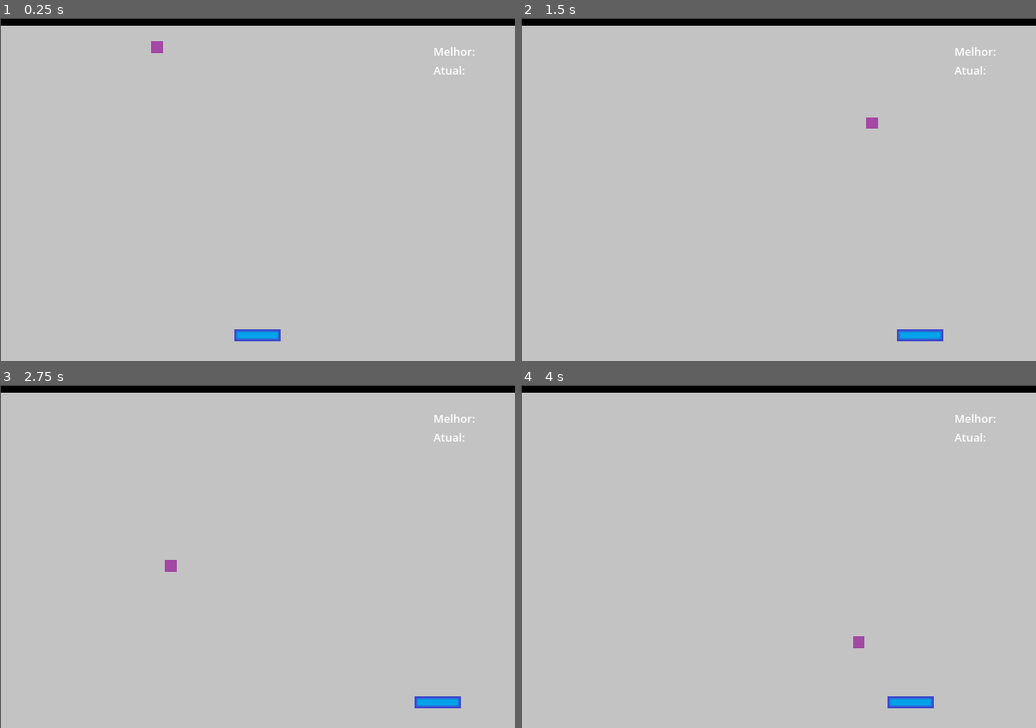
Above: before the commit, frames 1-4 (two rows, left to right).
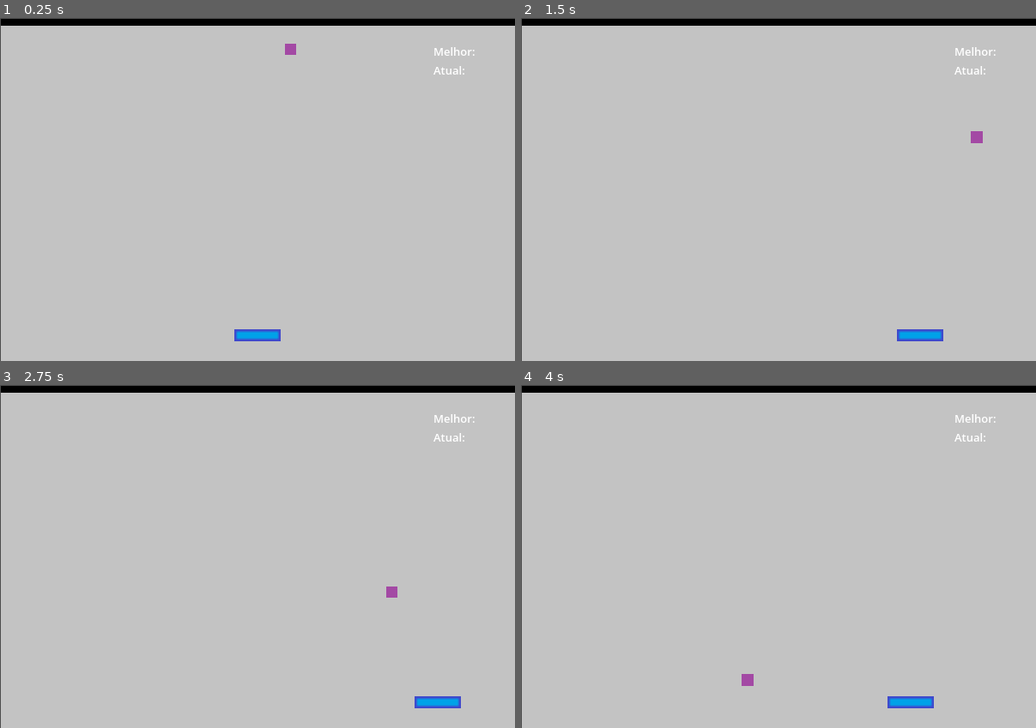
Above: after the commit, the same moments.

Repository: RWillian17/Tenis-Parede
Game: Godot game, scene res://principal.tscn
The game is run twice, just before and just after one commit, with the same random seed, the same clock (stepped at 60 frames per second) and the same inputs.
Inputs:
- Up to frame 1 (0.25 s): no input
- Up to frame 2 (1.5 s): hold D (right) 0.53-1.28 s; hold A (left) from 1.28 s (still down)
- Up to frame 3 (2.75 s): release A (left) at 2.03 s; hold D (right) from 2.03 s (still down)
- Up to frame 4 (4 s): release D (right) at 3.53 s; hold A (left) from 3.53 s (still down)

The runs differ from the first frame. In frame 1, 0.2% of the frame differs, in the area x 29-58%, y 6-11%; in frame 2, 0.2%, in the area x 67-90%, y 29-37%; in frame 3, 0.2%; in frame 4, 0.2%.

Commit message:
correções

Diff:
--- a/paleta.gd
+++ b/paleta.gd
@@ -1,7 +1,6 @@
 extends Area2D
 
 @export var speedP: int = 5
-signal acertou
 
 # Called when the node enters the scene tree for the first time.
 func _ready() -> void:
@@ -10,8 +9,9 @@
 
 # Called every frame. 'delta' is the elapsed time since the previous frame.
 func _process(_delta: float) -> void:
-	position.x = position.x + speedP * Input.get_axis("left","right")
-	if position.x <= 11:
-		position.x = 11
-	elif position.x >= get_viewport_rect().size.x - 11:
-		position.x = get_viewport_rect().size.x - 11
+	self.position.x = self.position.x + speedP * Input.get_axis("left","right")
+
+	if self.position.x <= 11:
+		self.position.x = 11
+	elif self.position.x >= get_viewport_rect().size.x - 11:
+		self.position.x = get_viewport_rect().size.x - 11
--- a/principal.gd
+++ b/principal.gd
@@ -15,26 +15,27 @@
 
 
 # Called every frame. 'delta' is the elapsed time since the previous frame.
-func _process(delta: float) -> void:
+func _process(_delta: float) -> void:
 	pass
 
 
-func _on_quadrado_acabou() -> void:
+#func _on_quadrado_acabou() -> void:
 	#if left == 1 or right == 1:
-	spawn()
+	#spawn()
 
 func spawn() -> void:
 	var jogar: Quadrado = deNovo.instantiate()
 	jogar.acabou.connect(teste)
 	jogar.name = "Quadrado"
 	#jogar.acertou.connect(teste)
-	jogar.speedQx = randf_range(-500, 500)
-	jogar.speedQy = randf_range(50, 200)
+	jogar.speedQx = randi_range(-500, 500)
+	jogar.speedQy = randi_range(50, 200)
 	jogar.position.x = get_viewport_rect().size.x/2
 	jogar.position.y = 16
 	print("X = ",jogar.speedQx)
 	print("Y = ",jogar.speedQy)
 	add_child(jogar)
+	set_process(true)
 
 func teste() -> void:
 	spawn()
@@ -43,7 +44,7 @@
 
 
 func _on_paleta_area_entered(area: Area2D) -> void:
-	var abc: Quadrado = get_child(4)
+	var abc: Quadrado = area
 	abc.diry = -abc.diry
 	abc.speedQx += randi_range(-100, 100)
 	abc.speedQy += randi_range(-20, 100)
--- a/quadrado.gd
+++ b/quadrado.gd
@@ -17,24 +17,24 @@
 func _process(delta: float) -> void:
 	#var speedQy: int = randf_range(0, 200)
 	#var speedQx: int = randf_range(00, 500)
-
 	if dirx == 1:
-		position.x = position.x + delta * speedQx
+		self.position.x = self.position.x + delta * speedQx
 	else:
-		position.x = position.x - delta * speedQx
+		self.position.x = self.position.x - delta * speedQx
 
 	if diry == 1:
-		position.y = position.y + delta * speedQy
+		self.position.y = self.position.y + delta * speedQy
 	else:
-		position.y = position.y - delta * speedQy
+		self.position.y = self.position.y - delta * speedQy
 
-	if position.y >= 400:
+	if self.position.y >= 400:
 		queue_free()
 		acabou.emit()
+		set_process(false)
 
-	if position.x <= 5:
-		dirx = -dirx
-	elif position.x >=590:
-		dirx = -dirx
-	if position.y <= 10:
-		diry = -diry
+	if self.position.x <= 5:
+		self.dirx = -self.dirx
+	elif self.position.x >=590:
+		self.dirx = -self.dirx
+	if self.position.y <= 10:
+		self.diry = -self.diry
Not shown, added: .gitattributes
Not shown, added: .gitignore
Not shown, added: pri1D29.tmp
